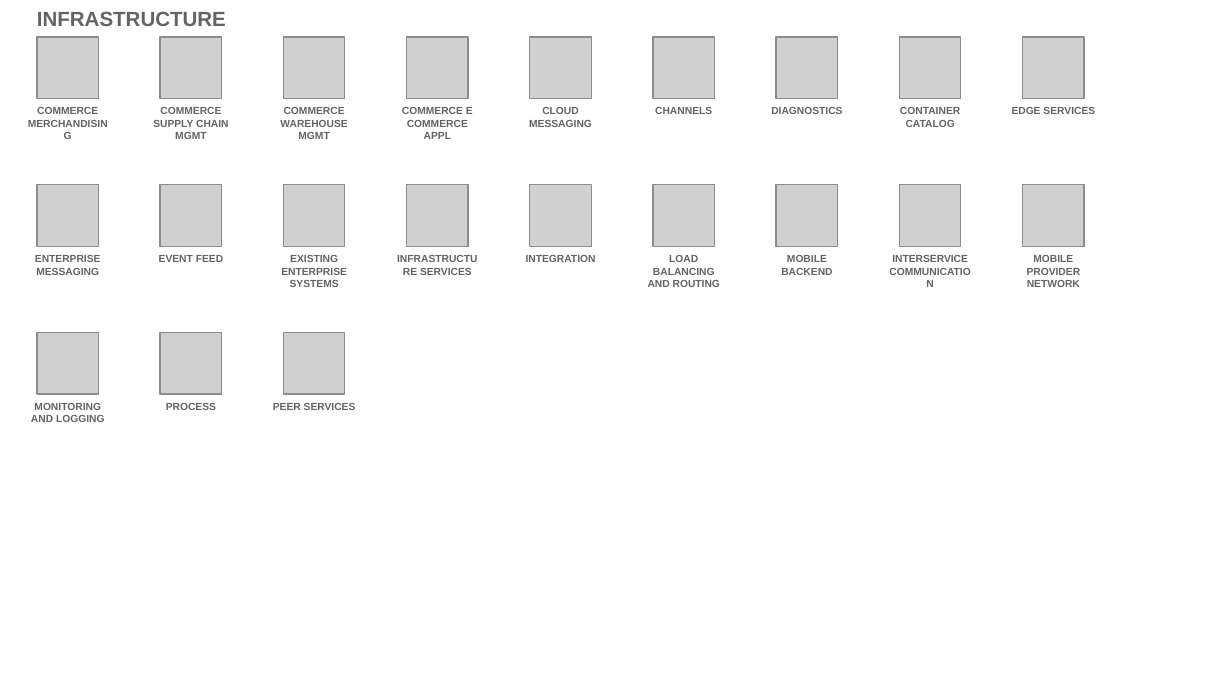
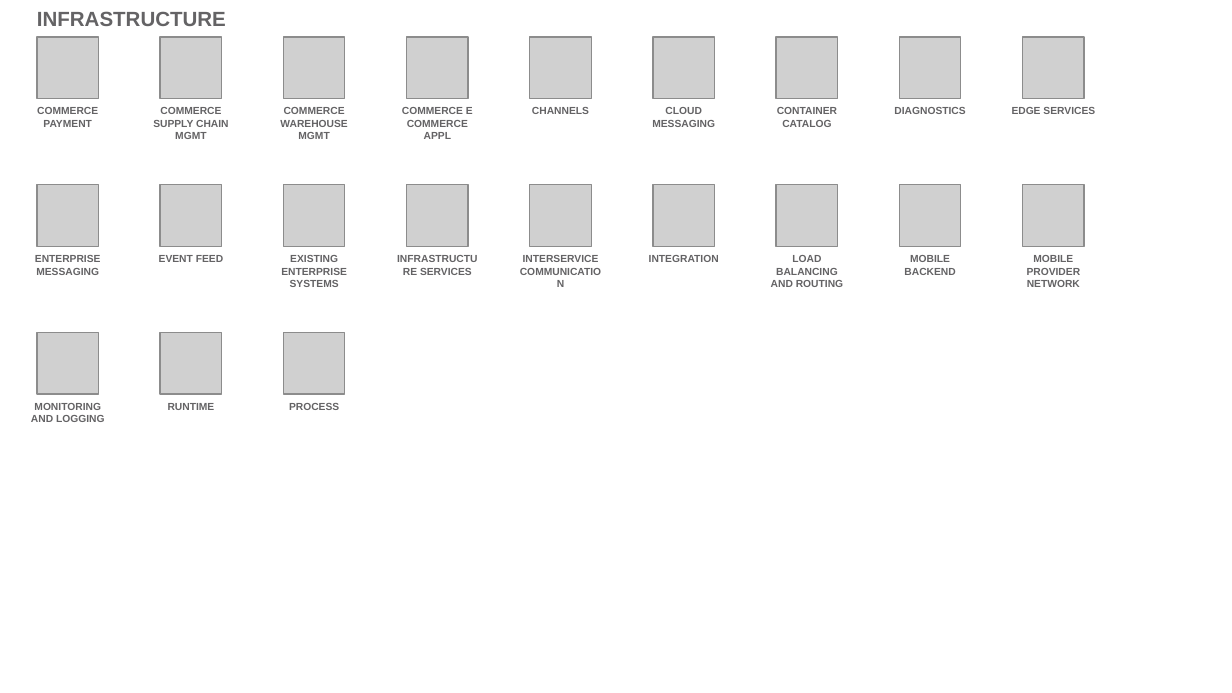
Before and after one commit to l2fprod/myarchitecture, a slide deck: slide 18 of mycatalog-architecture-diagram-template.pptx. Drawn at 1232x693 pixels with LibreOffice and Linux fonts; fonts in the diff are those of the drawing; grey boxes stand for pictures. Boxes give left, top, right and bottom in pixels: in the first picture for what was removed or moved away, otherwise in the second. Text is boxed around its words. In the diff, an @@ line names an element or a change of style, - is before the commit and + after.

```diff
--- a/mycatalog-architecture-diagram-template.pptx
+++ b/mycatalog-architecture-diagram-template.pptx
@@ text at (37, 107, 98, 127): text changed @@
-COMMERCE MERCHANDISING
+COMMERCE PAYMENT
@@ text "CHANNELS": place and size @@
-text "CHANNELS" at (655, 107, 712, 114)
+text "CHANNELS" at (532, 107, 589, 114)
@@ text "CONTAINER CATALOG": place and size @@
-text "CONTAINER CATALOG" at (900, 107, 960, 127)
+text "CONTAINER CATALOG" at (777, 107, 837, 127)
@@ text "INTERSERVICE COMMUNICATION": place and size @@
-text "INTERSERVICE COMMUNICATION" at (892, 255, 968, 262)
+text "INTERSERVICE COMMUNICATION" at (523, 255, 599, 262)
@@ text added at (168, 403, 215, 410), 6 pt, text #646365, bold @@
+RUNTIME
@@ 6 texts: place and size @@
-6 texts at (166, 107, 842, 410)
+6 texts at (289, 107, 965, 410)
@@ text removed at (273, 403, 356, 410) @@
-PEER SERVICES
```
Also in this commit, not shown: 13 other slides changed.
